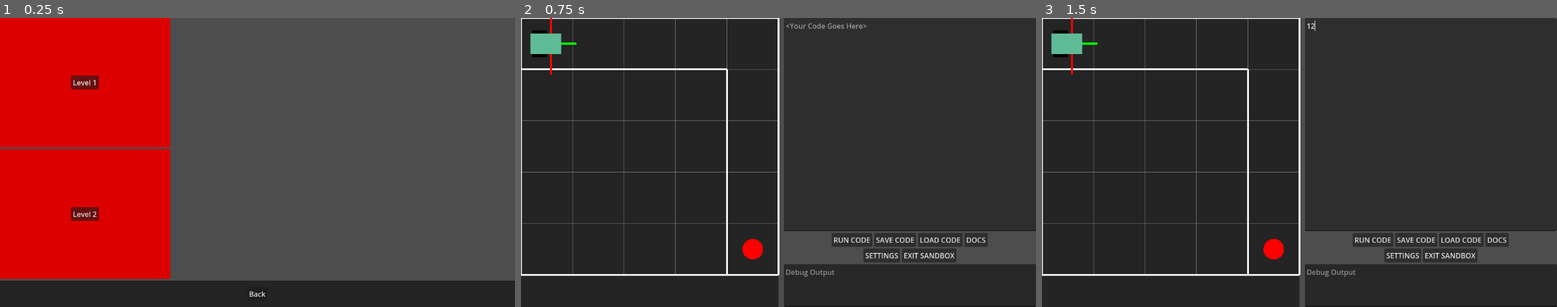
Above: before the commit, frames 1-3 (left to right).
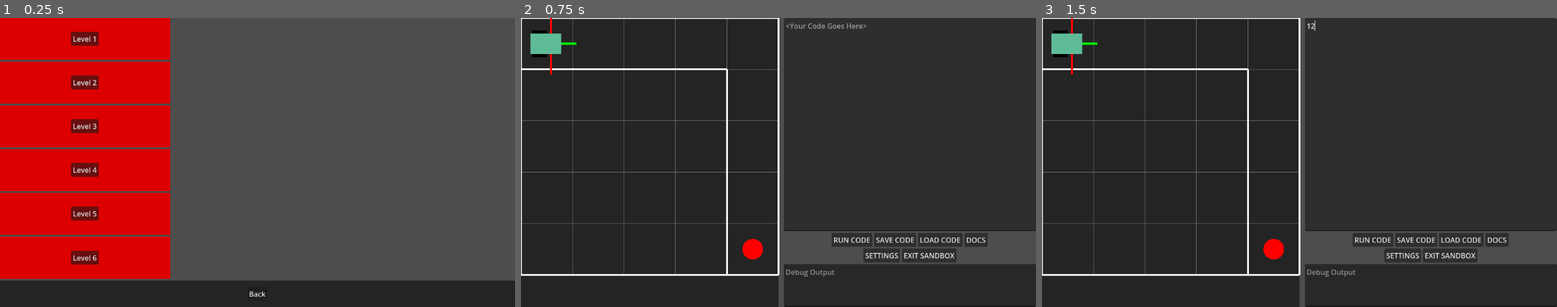
Above: after the commit, the same moments.

Repository: jamesabsolom/micromouse
Game: Godot game, scene res://scenes/campaign_menu.tscn
The game is run twice, just before and just after one commit, with the same random seed, the same clock (stepped at 60 frames per second) and the same inputs. This scene is started directly instead of the project's main scene.
Inputs (mouse positions are in pixels of both pictures, inside the frame that each line leads up to):
- Up to frame 1 (0.25 s): no input
- Up to frame 2 (0.75 s): click "Level 2" at 0.5 s
- Up to frame 3 (1.5 s): click (1433, 124) at 1.27 s; type "12" at 1.35 s

The runs differ from the first frame. In frame 1, 2.0% of the frame differs, in the area x 0-34%, y 4-86%; in frame 2, nothing differs; in frame 3, nothing differs.

Commit message:
made sure progress is persistant

Diff:
--- a/scenes/campaign_menu.tscn
+++ b/scenes/campaign_menu.tscn
@@ -28,9 +28,10 @@
 size_flags_vertical = 3
 script = ExtResource("1_ed861")
 background_color_path = NodePath("Level 1 Rect")
-select_button_path = NodePath("CenterContainer/Level 1 Button")
+select_button_path = NodePath("CenterContainer/VBoxContainer/Level 1 Button")
 level_num = 1
 campaign_level_address = "res://campaign_levels/campaign_1.txt"
+time_label_path = NodePath("CenterContainer/VBoxContainer/Level 1 Time")
 
 [node name="Level 1 Rect" type="ColorRect" parent="CanvasLayer/VBoxContainer/HBoxContainer/VBoxContainer/Level 1"]
 layout_mode = 1
@@ -48,19 +49,27 @@
 grow_horizontal = 2
 grow_vertical = 2
 
-[node name="Level 1 Button" type="Button" parent="CanvasLayer/VBoxContainer/HBoxContainer/VBoxContainer/Level 1/CenterContainer"]
+[node name="VBoxContainer" type="VBoxContainer" parent="CanvasLayer/VBoxContainer/HBoxContainer/VBoxContainer/Level 1/CenterContainer"]
+layout_mode = 2
+
+[node name="Level 1 Button" type="Button" parent="CanvasLayer/VBoxContainer/HBoxContainer/VBoxContainer/Level 1/CenterContainer/VBoxContainer"]
 layout_mode = 2
 text = "Level 1"
 expand_icon = true
 
+[node name="Level 1 Time" type="Label" parent="CanvasLayer/VBoxContainer/HBoxContainer/VBoxContainer/Level 1/CenterContainer/VBoxContainer"]
+layout_mode = 2
+horizontal_alignment = 1
+
 [node name="Level 2" type="Control" parent="CanvasLayer/VBoxContainer/HBoxContainer/VBoxContainer"]
 layout_mode = 2
 size_flags_vertical = 3
 script = ExtResource("1_ed861")
 background_color_path = NodePath("Level 2 Rect")
-select_button_path = NodePath("CenterContainer/Level 2 Button")
+select_button_path = NodePath("CenterContainer/VBoxContainer/Level 2 Button")
 level_num = 2
 campaign_level_address = "res://campaign_levels/campaign_2.txt"
+time_label_path = NodePath("CenterContainer/VBoxContainer/Level 2 Time")
 
 [node name="Level 2 Rect" type="ColorRect" parent="CanvasLayer/VBoxContainer/HBoxContainer/VBoxContainer/Level 2"]
 layout_mode = 1
@@ -78,10 +87,169 @@
 grow_horizontal = 2
 grow_vertical = 2
 
-[node name="Level 2 Button" type="Button" parent="CanvasLayer/VBoxContainer/HBoxContainer/VBoxContainer/Level 2/CenterContainer"]
+[node name="VBoxContainer" type="VBoxContainer" parent="CanvasLayer/VBoxContainer/HBoxContainer/VBoxContainer/Level 2/CenterContainer"]
+layout_mode = 2
+
+[node name="Level 2 Button" type="Button" parent="CanvasLayer/VBoxContainer/HBoxContainer/VBoxContainer/Level 2/CenterContainer/VBoxContainer"]
 layout_mode = 2
 text = "Level 2"
 expand_icon = true
+
+[node name="Level 2 Time" type="Label" parent="CanvasLayer/VBoxContainer/HBoxContainer/VBoxContainer/Level 2/CenterContainer/VBoxContainer"]
+layout_mode = 2
+horizontal_alignment = 1
+
+[node name="Level 3" type="Control" parent="CanvasLayer/VBoxContainer/HBoxContainer/VBoxContainer"]
+layout_mode = 2
+size_flags_vertical = 3
+script = ExtResource("1_ed861")
+background_color_path = NodePath("Level 3 Rect")
+select_button_path = NodePath("CenterContainer/VBoxContainer/Level 3 Button")
+level_num = 3
+campaign_level_address = "res://campaign_levels/campaign_3.txt"
+time_label_path = NodePath("CenterContainer/VBoxContainer/Level 3 Time")
+
+[node name="Level 3 Rect" type="ColorRect" parent="CanvasLayer/VBoxContainer/HBoxContainer/VBoxContainer/Level 3"]
+layout_mode = 1
+anchors_preset = 15
+anchor_right = 1.0
+anchor_bottom = 1.0
+grow_horizontal = 2
+grow_vertical = 2
+
+[node name="CenterContainer" type="CenterContainer" parent="CanvasLayer/VBoxContainer/HBoxContainer/VBoxContainer/Level 3"]
+layout_mode = 1
+anchors_preset = 15
+anchor_right = 1.0
+anchor_bottom = 1.0
+grow_horizontal = 2
+grow_vertical = 2
+
+[node name="VBoxContainer" type="VBoxContainer" parent="CanvasLayer/VBoxContainer/HBoxContainer/VBoxContainer/Level 3/CenterContainer"]
+layout_mode = 2
+
+[node name="Level 3 Button" type="Button" parent="CanvasLayer/VBoxContainer/HBoxContainer/VBoxContainer/Level 3/CenterContainer/VBoxContainer"]
+layout_mode = 2
+text = "Level 3"
+expand_icon = true
+
+[node name="Level 3 Time" type="Label" parent="CanvasLayer/VBoxContainer/HBoxContainer/VBoxContainer/Level 3/CenterContainer/VBoxContainer"]
+layout_mode = 2
+horizontal_alignment = 1
+
+[node name="Level 4" type="Control" parent="CanvasLayer/VBoxContainer/HBoxContainer/VBoxContainer"]
+layout_mode = 2
+size_flags_vertical = 3
+script = ExtResource("1_ed861")
+background_color_path = NodePath("Level 4 Rect")
+select_button_path = NodePath("CenterContainer/VBoxContainer/Level 4 Button")
+level_num = 4
+campaign_level_address = "res://campaign_levels/campaign_4.txt"
+time_label_path = NodePath("CenterContainer/VBoxContainer/Level 4 Time")
+
+[node name="Level 4 Rect" type="ColorRect" parent="CanvasLayer/VBoxContainer/HBoxContainer/VBoxContainer/Level 4"]
+layout_mode = 1
+anchors_preset = 15
+anchor_right = 1.0
+anchor_bottom = 1.0
+grow_horizontal = 2
+grow_vertical = 2
+
+[node name="CenterContainer" type="CenterContainer" parent="CanvasLayer/VBoxContainer/HBoxContainer/VBoxContainer/Level 4"]
+layout_mode = 1
+anchors_preset = 15
+anchor_right = 1.0
+anchor_bottom = 1.0
+grow_horizontal = 2
+grow_vertical = 2
+
+[node name="VBoxContainer" type="VBoxContainer" parent="CanvasLayer/VBoxContainer/HBoxContainer/VBoxContainer/Level 4/CenterContainer"]
+layout_mode = 2
+
+[node name="Level 4 Button" type="Button" parent="CanvasLayer/VBoxContainer/HBoxContainer/VBoxContainer/Level 4/CenterContainer/VBoxContainer"]
+layout_mode = 2
+text = "Level 4"
+expand_icon = true
+
+[node name="Level 4 Time" type="Label" parent="CanvasLayer/VBoxContainer/HBoxContainer/VBoxContainer/Level 4/CenterContainer/VBoxContainer"]
+layout_mode = 2
+horizontal_alignment = 1
+
+[node name="Level 5" type="Control" parent="CanvasLayer/VBoxContainer/HBoxContainer/VBoxContainer"]
+layout_mode = 2
+size_flags_vertical = 3
+script = ExtResource("1_ed861")
+background_color_path = NodePath("Level 5 Rect")
+select_button_path = NodePath("CenterContainer/VBoxContainer/Level 5 Button")
+level_num = 5
+campaign_level_address = "res://campaign_levels/campaign_5.txt"
+time_label_path = NodePath("CenterContainer/VBoxContainer/Level 5 Time")
+
+[node name="Level 5 Rect" type="ColorRect" parent="CanvasLayer/VBoxContainer/HBoxContainer/VBoxContainer/Level 5"]
+layout_mode = 1
+anchors_preset = 15
+anchor_right = 1.0
+anchor_bottom = 1.0
+grow_horizontal = 2
+grow_vertical = 2
+
+[node name="CenterContainer" type="CenterContainer" parent="CanvasLayer/VBoxContainer/HBoxContainer/VBoxContainer/Level 5"]
+layout_mode = 1
+anchors_preset = 15
+anchor_right = 1.0
+anchor_bottom = 1.0
+grow_horizontal = 2
+grow_vertical = 2
+
+[node name="VBoxContainer" type="VBoxContainer" parent="CanvasLayer/VBoxContainer/HBoxContainer/VBoxContainer/Level 5/CenterContainer"]
+layout_mode = 2
+
+[node name="Level 5 Button" type="Button" parent="CanvasLayer/VBoxContainer/HBoxContainer/VBoxContainer/Level 5/CenterContainer/VBoxContainer"]
+layout_mode = 2
+text = "Level 5"
+expand_icon = true
+
+[node name="Level 5 Time" type="Label" parent="CanvasLayer/VBoxContainer/HBoxContainer/VBoxContainer/Level 5/CenterContainer/VBoxContainer"]
+layout_mode = 2
+horizontal_alignment = 1
+
+[node name="Level 6" type="Control" parent="CanvasLayer/VBoxContainer/HBoxContainer/VBoxContainer"]
+layout_mode = 2
+size_flags_vertical = 3
+script = ExtResource("1_ed861")
+background_color_path = NodePath("Level 6 Rect")
+select_button_path = NodePath("CenterContainer/VBoxContainer/Level 6 Button")
+level_num = 6
+campaign_level_address = "res://campaign_levels/campaign_6.txt"
+time_label_path = NodePath("CenterContainer/VBoxContainer/Level 6 Time")
+
+[node name="Level 6 Rect" type="ColorRect" parent="CanvasLayer/VBoxContainer/HBoxContainer/VBoxContainer/Level 6"]
+layout_mode = 1
+anchors_preset = 15
+anchor_right = 1.0
+anchor_bottom = 1.0
+grow_horizontal = 2
+grow_vertical = 2
+
+[node name="CenterContainer" type="CenterContainer" parent="CanvasLayer/VBoxContainer/HBoxContainer/VBoxContainer/Level 6"]
+layout_mode = 1
+anchors_preset = 15
+anchor_right = 1.0
+anchor_bottom = 1.0
+grow_horizontal = 2
+grow_vertical = 2
+
+[node name="VBoxContainer" type="VBoxContainer" parent="CanvasLayer/VBoxContainer/HBoxContainer/VBoxContainer/Level 6/CenterContainer"]
+layout_mode = 2
+
+[node name="Level 6 Button" type="Button" parent="CanvasLayer/VBoxContainer/HBoxContainer/VBoxContainer/Level 6/CenterContainer/VBoxContainer"]
+layout_mode = 2
+text = "Level 6"
+expand_icon = true
+
+[node name="Level 6 Time" type="Label" parent="CanvasLayer/VBoxContainer/HBoxContainer/VBoxContainer/Level 6/CenterContainer/VBoxContainer"]
+layout_mode = 2
+horizontal_alignment = 1
 
 [node name="VBoxContainer2" type="VBoxContainer" parent="CanvasLayer/VBoxContainer/HBoxContainer"]
 layout_mode = 2
--- a/scripts/UI/campaign_button.gd
+++ b/scripts/UI/campaign_button.gd
@@ -4,17 +4,30 @@
 @export var select_button_path: NodePath
 @export var level_num: int
 @export var campaign_level_address: String
+@export var time_label_path: NodePath  # <— new: drag in a Label to show the time
 
 @onready var background_color = get_node(background_color_path)
 @onready var select_button = get_node(select_button_path)
+@onready var time_label = get_node(time_label_path)
+
+@onready var progress_io = load("res://scripts/progress_io.gd")
 
 func _ready() -> void:
 	select_button.pressed.connect(_on_select_pressed)
-	if level_num in Globals.campaign_completed:
-		background_color.set_color(Globals.complete_color)
+	progress_io.load_into_globals()
 
+	if level_num in Globals.campaign_results:
+		# Level completed
+		background_color.color = Globals.complete_color
+
+		# Show recorded time, formatted to 2 decimals
+		var t = Globals.campaign_results[level_num]
+		time_label.text = str(t).pad_decimals(2) + " s"
 	else:
-		background_color.set_color(Globals.incomplete_color)
+		# Not yet done
+		background_color.color = Globals.incomplete_color
+		time_label.text = ""
+	time_label.visible = level_num in Globals.campaign_results
 
 func _on_select_pressed():
 	Globals.campaign_level = campaign_level_address
--- a/scripts/globals.gd
+++ b/scripts/globals.gd
@@ -15,7 +15,8 @@
 
 ## GLOBAL VARIABLES ##
 var mouse_ref = null
-var campaign_completed = []
+# key = level number (int), value = time in seconds (float)
+var campaign_results := {}
 var incomplete_color = Color8(220, 0, 1, 255)
 var complete_color = Color8(41, 176, 111, 255)
 var campaign_level = ""
--- /dev/null
+++ b/scripts/progress_io.gd
@@ -0,0 +1,49 @@
+# res://scripts/progress_io.gd
+extends Object
+class_name ProgressIO
+
+const PROGRESS_FILE := "user://campaign_progress.json"
+
+static func load_into_globals() -> void:
+	if not FileAccess.file_exists(PROGRESS_FILE):
+		return
+	var f := FileAccess.open(PROGRESS_FILE, FileAccess.READ)
+	if f == null:
+		push_error("Cannot open %s for read" % PROGRESS_FILE)
+		return
+	var txt := f.get_as_text()
+	f.close()
+
+	# Godot 4: returns Variant (Dictionary/Array) or null on failure
+	var obj = JSON.parse_string(txt)
+	if typeof(obj) != TYPE_DICTIONARY:
+		push_error("Invalid JSON in %s" % PROGRESS_FILE)
+		return
+
+	if obj.has("campaign_results") and typeof(obj["campaign_results"]) == TYPE_DICTIONARY:
+		Globals.campaign_results.clear()
+		for k in obj["campaign_results"].keys():
+			Globals.campaign_results[int(k)] = float(obj["campaign_results"][k])
+
+static func save_from_globals() -> void:
+	print("saving to" + OS.get_user_data_dir())
+	var out: Dictionary = {}
+	for k in Globals.campaign_results.keys():
+		out[str(k)] = Globals.campaign_results[k]
+
+	var payload := { "campaign_results": out }
+
+	var f := FileAccess.open(PROGRESS_FILE, FileAccess.WRITE)
+	if f == null:
+		push_error("Cannot open %s for write" % PROGRESS_FILE)
+		return
+	# Godot 4: stringify, not print
+	f.store_string(JSON.stringify(payload))
+	f.close()
+
+static func record(level_num: int, seconds: float, keep_best := true) -> void:
+	if keep_best and level_num in Globals.campaign_results:
+		Globals.campaign_results[level_num] = min(Globals.campaign_results[level_num], seconds)
+	else:
+		Globals.campaign_results[level_num] = seconds
+	save_from_globals()
--- a/scripts/script_runner.gd
+++ b/scripts/script_runner.gd
@@ -45,6 +45,7 @@
 @onready var back_button = get_node(back_button_path)
 @onready var close_button = get_node(close_button_path)
 
+@onready var progress_io = load("res://scripts/progress_io.gd")
 @onready var interpreter_array = preload("res://scripts/interpreter/mouse_interpreter.gd").new().init()
 @onready var interpreter = interpreter_array[0]
 @onready var interpreter_helper = interpreter_array[1]
@@ -179,14 +180,23 @@
 
 func _on_Goal_body_entered(body):
 	if body.name == "Mouse" and interpreter.running:
-		print("🎉 Robot reached the goal!")
-		interpreter.stop()  # Or call from scene root/UI
+		interpreter.stop()
 		run_button.text = "RUN CODE"
+
 		if campaign_mode:
-			if Globals.campaign_level_num not in Globals.campaign_completed:
-				Globals.campaign_completed.append(Globals.campaign_level_num)
+			# grab the float seconds from your TimeHolder
+			var t = time_holder.get_elapsed_time()
+			# store it under the current level num
+			if Globals.campaign_level_num in Globals.campaign_results:
+				if Globals.campaign_results[ Globals.campaign_level_num ] > t:
+					Globals.campaign_results[ Globals.campaign_level_num ] = t
+			else:
+				Globals.campaign_results[ Globals.campaign_level_num ] = t
+			progress_io.record(Globals.campaign_level_num, t, true)
+
 		time_holder.stop()
 		win_popup.popup_centered()
+
 
 func _on_generate_pressed():
 	# If code running, stop it...
--- a/scripts/stopwatch.gd
+++ b/scripts/stopwatch.gd
@@ -19,3 +19,6 @@
 func stop() -> void:
 	is_stopped = true
 	self.text = str(time_elapsed).pad_decimals(2) + " seconds"
+
+func get_elapsed_time() -> float:
+	return time_elapsed
Not shown, added: campaign_levels/campaign_3.txt
Not shown, added: campaign_levels/campaign_4.txt
Not shown, added: campaign_levels/campaign_5.txt
Not shown, added: campaign_levels/campaign_6.txt
Not shown, changed: export_presets.cfg
Not shown, added: scripts/progress_io.gd.uid
